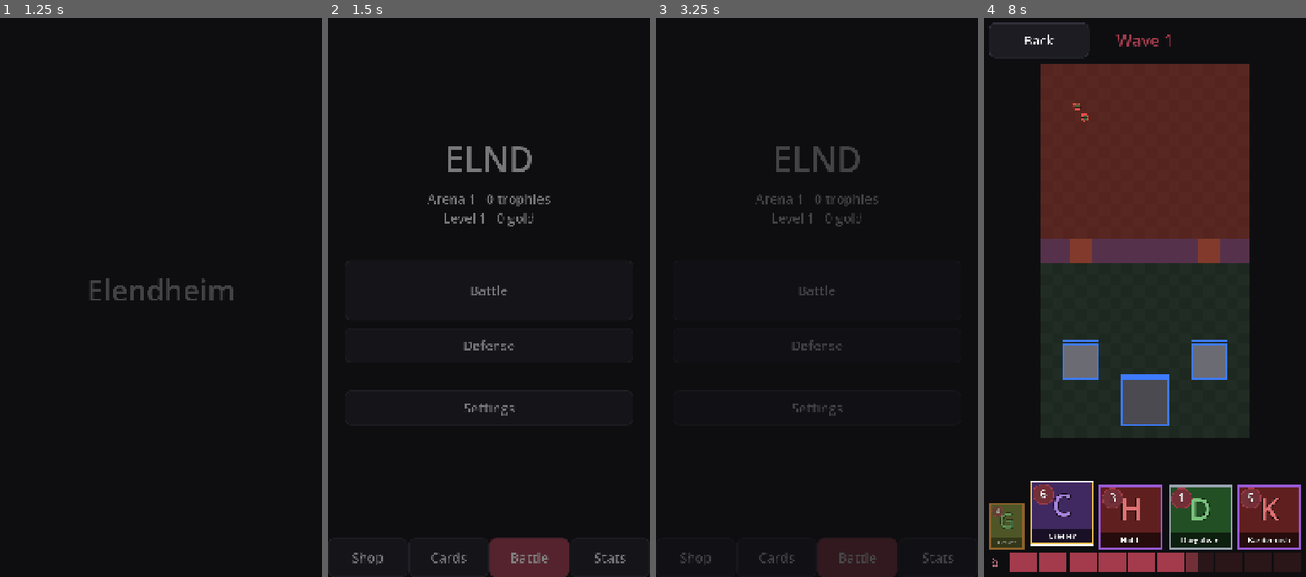
Above: before the commit, frames 1-4 (left to right).
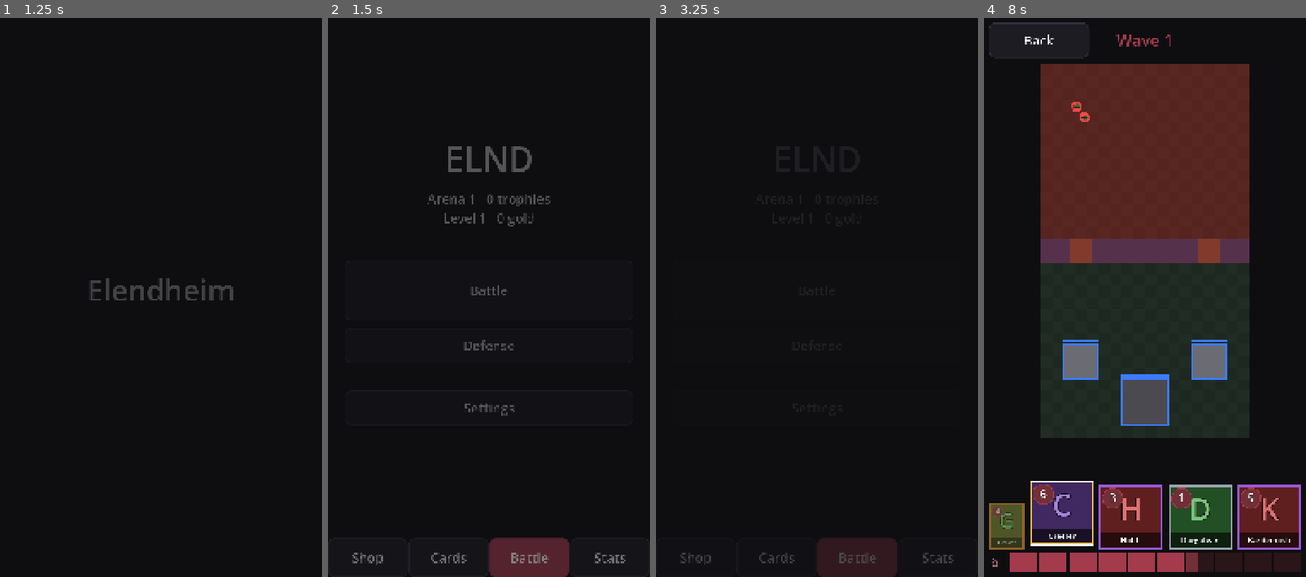
Above: after the commit, the same moments.

Repository: HenryElendheim/ELND
Game: Godot game, scene res://scenes/splash.tscn
The game is run twice, just before and just after one commit, with the same random seed, the same clock (stepped at 60 frames per second) and the same inputs.
Inputs (mouse positions are in pixels of both pictures, inside the frame that each line leads up to):
- Up to frame 1 (1.25 s): tap Enter at 0.5 s; move the mouse to (231, 263) at 0.52 s; click (231, 263) at 0.67 s
- Up to frame 2 (1.5 s): drag from (424, 319) to (472, 403) at 1.27 s
- Up to frame 3 (3.25 s): click "Battle" at 2 s; click "Back" at 2.75 s
- Up to frame 4 (8 s): click "Defense" at 3.5 s; click (1061, 515) at 4.27 s; click (1132, 515) at 5.02 s; click (1199, 515) at 5.77 s; click (1270, 515) at 6.52 s; click (1061, 515) at 7.27 s

Frame 1 is identical in both runs. In frame 2, 1.0% of the frame differs, in the area x 30-70%, y 22-72%; in frame 3, 1.0%; in frame 4, less than 0.1%.

Commit message:
Drag to scroll everywhere and more animation
Lists didn't scroll when the drag started on a stats row, tile or
button, since those caught the touch. A shared drag scroller now handles
up and down drags anywhere on a list, lets go of the button underneath
once it's a scroll, and keeps a flick going for a moment. Used on every
menu page, settings, card details and the admin panel. The page swiper
shares the same touch helpers.

Animation: buttons squish when pressed, screens fade in, stats numbers
count up, placing a card sends out a ring, fallen towers flash and throw
debris, the Ephrocity meter glows when full and flashes when double or
triple starts, ready evolutions pulse in the hand and the result panel
pops in. Reduced motion turns all of it off.

Diff:
--- a/scenes/battle.gd
+++ b/scenes/battle.gd
@@ -154,6 +154,14 @@
 	column.add_child(Ui.button("Open chest", func() -> void: Nav.go(CHEST_SCENE)))
 	column.add_child(Ui.button("Menu", func() -> void: go_back()))
 	add_child(panel)
+	# The result pops in with a small overshoot, unless reduced motion is on.
+	if not Settings.reduced_motion():
+		panel.resized.connect(func() -> void: panel.pivot_offset = panel.size / 2.0)
+		panel.scale = Vector2.ONE * 0.6
+		panel.modulate.a = 0.0
+		var pop := create_tween().set_parallel().set_trans(Tween.TRANS_BACK).set_ease(Tween.EASE_OUT)
+		pop.tween_property(panel, "scale", Vector2.ONE, 0.35)
+		pop.tween_property(panel, "modulate:a", 1.0, 0.2)
 	if Settings.get_value("vibration"):
 		Input.vibrate_handheld(300)
 
@@ -215,7 +223,8 @@
 		return
 	_rate = rate
 	if RATE_NAMES.has(rate):
-		Nav.toast(RATE_NAMES[rate])
+		Nav.banner(RATE_NAMES[rate])
+		_meter.flash()
 		if Settings.get_value("vibration"):
 			Input.vibrate_handheld(200)
 
--- a/scenes/stats.gd
+++ b/scenes/stats.gd
@@ -34,12 +34,12 @@
 	grid.columns = 2
 	add(grid)
 	var all_games := float(s.get("games", 0))
-	grid.add_child(_tile(str(int(all_games)), "Games"))
-	grid.add_child(_tile("%d%%" % _rate(s), "Win rate"))
-	grid.add_child(_tile(str(int(s.get("best_streak", 0))), "Best win streak"))
-	grid.add_child(_tile(str(int(s.get("highest_trophies", Progress.trophies()))), "Highest trophies"))
-	grid.add_child(_tile(str(int(s.get("three_cores", 0))), "Three core wins"))
-	grid.add_child(_tile(str(int(s.get("best_wave", 0))), "Best Defense wave"))
+	grid.add_child(_counting_tile(all_games, "%d", "Games"))
+	grid.add_child(_counting_tile(_rate(s), "%d%%", "Win rate"))
+	grid.add_child(_counting_tile(float(s.get("best_streak", 0)), "%d", "Best win streak"))
+	grid.add_child(_counting_tile(float(s.get("highest_trophies", Progress.trophies())), "%d", "Highest trophies"))
+	grid.add_child(_counting_tile(float(s.get("three_cores", 0)), "%d", "Three core wins"))
+	grid.add_child(_counting_tile(float(s.get("best_wave", 0)), "%d", "Best Defense wave"))
 
 	var plays: Dictionary = s.get("card_plays", {})
 	var favourite := Stats.top(plays)
@@ -104,6 +104,18 @@
 	var count := float(s.get("games", 0))
 	var average := float(s.get("seconds", 0)) / count if count > 0.0 else 0.0
 	_row(rows, "Average match", "%d:%02d" % [int(average) / 60, int(average) % 60])
+
+
+## A tile whose number counts up from zero when the screen opens, unless reduced motion is on.
+func _counting_tile(value: float, format: String, caption: String) -> Control:
+	var tile := _tile(format % roundi(value), caption)
+	if Settings.reduced_motion() or value <= 0.0:
+		return tile
+	var big: Label = tile.get_child(0).get_child(0)
+	big.text = format % 0
+	var tween := create_tween().set_ease(Tween.EASE_OUT).set_trans(Tween.TRANS_CUBIC)
+	tween.tween_method(func(v: float) -> void: big.text = format % roundi(v), 0.0, value, 0.8)
+	return tile
 
 
 ## A big number with a small caption under it, on a raised tile.
--- a/scripts/battle/admin_panel.gd
+++ b/scripts/battle/admin_panel.gd
@@ -23,6 +23,7 @@
 	var scroll := ScrollContainer.new()
 	scroll.horizontal_scroll_mode = ScrollContainer.SCROLL_MODE_DISABLED
 	add_child(scroll)
+	DragScroll.attach(scroll)
 	var column := VBoxContainer.new()
 	column.size_flags_horizontal = SIZE_EXPAND_FILL
 	scroll.add_child(column)
--- a/scripts/battle/arena_view.gd
+++ b/scripts/battle/arena_view.gd
@@ -33,7 +33,7 @@
 var _effects := []
 var _shake := 0.0
 
-const EFFECT_TIME := 0.45
+const EFFECT_TIME := 0.6
 const SHAKE_TIME := 0.35
 
 var _tile := 1.0
@@ -55,9 +55,12 @@
 			"hit":
 				_effects.append({"pos": event.pos, "amount": event.amount, "age": 0.0})
 				Sfx.play("hit")
+			"placed":
+				_effects.append({"pos": event.pos, "amount": 0.0, "age": 0.0, "burst": true, "team": event.team})
 			"death":
 				_effects.append({"pos": event.pos, "amount": 0.0, "age": 0.0, "puff": true})
 			"tower_down":
+				_effects.append({"pos": event.pos, "amount": 0.0, "age": 0.0, "debris": true, "seed": randi()})
 				Sfx.play("tower_down")
 				if not Settings.reduced_motion():
 					_shake = SHAKE_TIME
@@ -186,6 +189,25 @@
 func _draw_effect(effect: Dictionary) -> void:
 	var share: float = effect.age / EFFECT_TIME
 	var at := _to_screen(effect.pos)
+	var motion := not Settings.reduced_motion()
+	# Placing a card sends a ring in its team colour out from the spot.
+	if effect.get("burst", false):
+		var team_colour := PLAYER_COLOUR if effect.team == Unit.Team.PLAYER else ENEMY_COLOUR
+		var reach := share if motion else 0.6
+		draw_arc(at, _tile * (0.3 + 1.2 * reach), 0, TAU, 32, Color(team_colour, 0.9 * (1.0 - share)), 5.0)
+		return
+	# A fallen tower flashes and throws stone chunks that fly out and fall.
+	if effect.get("debris", false):
+		draw_circle(at, _tile * 1.6 * (1.0 - share), Color(1, 1, 0.85, 0.6 * (1.0 - share)))
+		var rng := RandomNumberGenerator.new()
+		rng.seed = effect.seed
+		for i in 14:
+			var direction := Vector2.from_angle(rng.randf() * TAU)
+			var distance := rng.randf_range(0.8, 2.4) * _tile * (share if motion else 0.5)
+			var fall := Vector2(0, share * share * _tile * 1.5) if motion else Vector2.ZERO
+			var chunk := rng.randf_range(0.12, 0.28) * _tile
+			draw_rect(Rect2(at + direction * distance + fall - Vector2.ONE * chunk / 2.0, Vector2.ONE * chunk), Color(0.55, 0.55, 0.6, 1.0 - share))
+		return
 	# A troop that dies leaves a soft grey puff that spreads and fades.
 	if effect.get("puff", false):
 		var spread := share if not Settings.reduced_motion() else 0.5
--- a/scripts/battle/battle_sim.gd
+++ b/scripts/battle/battle_sim.gd
@@ -206,6 +206,7 @@
 	var card: Dictionary = Data.table("cards").cards[card_id]
 	var count := int(card.get("count", 1))
 	_next_group += 1
+	events.append({"type": "placed", "pos": at, "team": team})
 	for i in count:
 		var offset := Vector2.ZERO
 		if count > 1:
--- a/scripts/battle/ephrocity_meter.gd
+++ b/scripts/battle/ephrocity_meter.gd
@@ -10,6 +10,12 @@
 
 var hand: Hand
 var bars := 10
+var _flash_until := 0
+
+
+## A quick bright flash over the whole meter, used when Double or Triple Ephrocity starts.
+func flash() -> void:
+	_flash_until = Time.get_ticks_msec() + 600
 
 
 func _ready() -> void:
@@ -30,3 +36,12 @@
 		var fill := clampf(amount - i, 0.0, 1.0)
 		if fill > 0.0:
 			draw_rect(Rect2(box.position, Vector2(width * fill, size.y)), FULL if fill >= 1.0 else FILLING)
+	var motion := not Settings.reduced_motion()
+	var now := Time.get_ticks_msec()
+	# A full meter glows and gently pulses, a hint to spend some Ephrocity.
+	if amount >= bars:
+		var pulse := 0.5 + 0.5 * sin(now / 200.0) if motion else 0.6
+		draw_rect(Rect2(Vector2(number_width, 0), Vector2(size.x - number_width, size.y)), Color(1, 0.75, 0.8, 0.15 + 0.2 * pulse), false, 5.0)
+	if now < _flash_until:
+		var left := float(_flash_until - now) / 600.0
+		draw_rect(Rect2(Vector2.ZERO, size), Color(1, 1, 1, 0.5 * left))
--- a/scripts/ui/card_detail.gd
+++ b/scripts/ui/card_detail.gd
@@ -94,6 +94,7 @@
 func _page(entries: Array) -> ScrollContainer:
 	var scroll := ScrollContainer.new()
 	scroll.horizontal_scroll_mode = ScrollContainer.SCROLL_MODE_DISABLED
+	DragScroll.attach(scroll)
 	var box := VBoxContainer.new()
 	box.size_flags_horizontal = Control.SIZE_EXPAND_FILL
 	box.add_theme_constant_override("separation", 20)
--- a/scripts/ui/card_tile.gd
+++ b/scripts/ui/card_tile.gd
@@ -51,7 +51,11 @@
 	var class_colour := Color(cards.classes.get(card.get("class", ""), "#8A8A8A"))
 
 	if evolution:
-		draw_rect(tile, EVOLUTION_GLOW)
+		# In the hand the evolution glow pulses, since the hand is redrawn every frame.
+		var glow := EVOLUTION_GLOW
+		if not show_progress and not Settings.reduced_motion():
+			glow = glow.lerp(Color.WHITE, 0.3 + 0.3 * sin(Time.get_ticks_msec() / 180.0))
+		draw_rect(tile, glow)
 	var body := tile.grow(-6.0 if evolution else 0.0)
 	draw_rect(body, frame)
 	var inner := body.grow(-7.0)
--- /dev/null
+++ b/scripts/ui/drag_scroll.gd
@@ -0,0 +1,60 @@
+class_name DragScroll
+extends Node
+## Makes a list scroll with a finger drag that starts anywhere on it, buttons included.
+## A press that does not move still reaches the button. Once the finger has clearly moved up or down,
+## it becomes a scroll and the button underneath is let go. A quick flick keeps the list moving for a moment,
+## unless reduced motion is on.
+
+const START := 20.0
+const FRICTION := 6.0
+
+var _scroll: ScrollContainer
+var _press_at: Variant = null
+var _start_value := 0.0
+var _dragging := false
+var _speed := 0.0
+var _last_y := 0.0
+
+
+## Adds drag scrolling to a list and returns the list, so it can be used inline.
+static func attach(scroll: ScrollContainer) -> ScrollContainer:
+	var helper := DragScroll.new()
+	helper._scroll = scroll
+	scroll.add_child(helper)
+	return scroll
+
+
+func _input(event: InputEvent) -> void:
+	if Touch.cancelling or not _scroll.is_visible_in_tree() or Touch.blocked(_scroll):
+		return
+	if event is InputEventMouseButton and event.button_index == MOUSE_BUTTON_LEFT:
+		if event.pressed and _scroll.get_global_rect().has_point(event.position):
+			_press_at = event.position
+			_start_value = _scroll.scroll_vertical
+			_last_y = event.position.y
+			_speed = 0.0
+			_dragging = false
+		elif not event.pressed and _press_at != null:
+			if _dragging:
+				get_viewport().set_input_as_handled()
+			_press_at = null
+			_dragging = false
+	elif event is InputEventMouseMotion and _press_at != null and event.button_mask & MOUSE_BUTTON_MASK_LEFT:
+		var moved: Vector2 = event.position - _press_at
+		if not _dragging and absf(moved.y) > START and absf(moved.y) > absf(moved.x):
+			_dragging = true
+			Touch.cancel_press(get_viewport())
+		if _dragging:
+			_scroll.scroll_vertical = int(_start_value - moved.y)
+			_speed = (_last_y - event.position.y) / maxf(get_process_delta_time(), 0.001)
+			_last_y = event.position.y
+			get_viewport().set_input_as_handled()
+
+
+## After the finger lifts, a flick keeps scrolling and slows down smoothly.
+func _process(delta: float) -> void:
+	if _dragging or _press_at != null or absf(_speed) < 20.0 or Settings.reduced_motion():
+		_speed = 0.0 if _press_at == null and Settings.reduced_motion() else _speed
+		return
+	_scroll.scroll_vertical += int(_speed * delta)
+	_speed = lerpf(_speed, 0.0, minf(FRICTION * delta, 1.0))
--- a/scripts/ui/pager.gd
+++ b/scripts/ui/pager.gd
@@ -16,8 +16,6 @@
 var _press_at: Variant = null
 var _swiping := false
 var _drag := 0.0
-## Set while this pager sends its own pretend release, so it does not mistake it for the finger lifting.
-var _cancelling := false
 var _tween: Tween
 var _tabs: Array[Button] = []
 
@@ -74,19 +72,6 @@
 	page_changed.emit(page)
 
 
-## Lets go of whatever button the finger started on, far off screen, which means that button neither fires
-## nor stays looking pressed once the touch has turned into a swipe.
-func _cancel_press() -> void:
-	var release := InputEventMouseButton.new()
-	release.button_index = MOUSE_BUTTON_LEFT
-	release.pressed = false
-	release.position = Vector2(-10000, -10000)
-	release.global_position = release.position
-	_cancelling = true
-	get_viewport().push_input(release)
-	_cancelling = false
-
-
 func _layout() -> void:
 	for i in _pages.size():
 		_pages[i].set_anchors_preset(PRESET_TOP_LEFT)
@@ -99,10 +84,9 @@
 func _input(event: InputEvent) -> void:
 	if not is_visible_in_tree():
 		return
-	for modal in get_tree().get_nodes_in_group(MODAL_GROUP):
-		if not modal.is_ancestor_of(self):
-			return
-	if _cancelling:
+	if Touch.blocked(self):
+		return
+	if Touch.cancelling:
 		return
 	if event is InputEventMouseButton and event.button_index == MOUSE_BUTTON_LEFT:
 		if event.pressed and get_global_rect().has_point(event.position):
@@ -120,7 +104,7 @@
 		if not _swiping and absf(moved.x) > SWIPE_START and absf(moved.x) > absf(moved.y) * 1.5:
 			_swiping = true
 			get_viewport().gui_release_focus()
-			_cancel_press()
+			Touch.cancel_press(get_viewport())
 		if _swiping:
 			# Past the first and last page the strip only moves a little, which shows there is nothing further.
 			var edge := (page == 0 and moved.x > 0) or (page == _pages.size() - 1 and moved.x < 0)
--- a/scripts/ui/screen.gd
+++ b/scripts/ui/screen.gd
@@ -24,11 +24,16 @@
 	var scroll := ScrollContainer.new()
 	scroll.horizontal_scroll_mode = ScrollContainer.SCROLL_MODE_DISABLED
 	margin.add_child(scroll)
+	DragScroll.attach(scroll)
 
 	content.size_flags_horizontal = SIZE_EXPAND_FILL
 	content.size_flags_vertical = SIZE_EXPAND_FILL
 	scroll.add_child(content)
 	build()
+	# The screen fades in as it opens, unless reduced motion is on.
+	if not Settings.reduced_motion():
+		content.modulate.a = 0.0
+		create_tween().tween_property(content, "modulate:a", 1.0, 0.25)
 
 
 func build() -> void:
--- /dev/null
+++ b/scripts/ui/touch.gd
@@ -0,0 +1,27 @@
+class_name Touch
+## Shared helpers for finger gestures, so swiping between pages and dragging lists behave the same way.
+
+## True while a pretend release is being sent, which every gesture handler ignores.
+static var cancelling := false
+
+
+## Lets go of whatever button the finger started on, far off screen, which means that button neither fires
+## nor stays looking pressed once the touch has turned into a swipe or a scroll.
+static func cancel_press(viewport: Viewport) -> void:
+	var release := InputEventMouseButton.new()
+	release.button_index = MOUSE_BUTTON_LEFT
+	release.pressed = false
+	release.position = Vector2(-10000, -10000)
+	release.global_position = release.position
+	cancelling = true
+	viewport.push_input(release)
+	cancelling = false
+
+
+## True when something is open on top, such as a card's details, and this node is not part of it.
+## Gestures underneath an open view are ignored.
+static func blocked(node: Node) -> bool:
+	for modal in node.get_tree().get_nodes_in_group(Pager.MODAL_GROUP):
+		if not modal.is_ancestor_of(node):
+			return true
+	return false
--- a/scripts/ui/ui.gd
+++ b/scripts/ui/ui.gd
@@ -16,7 +16,23 @@
 	node.text = text
 	node.size_flags_horizontal = Control.SIZE_EXPAND_FILL
 	node.pressed.connect(on_press)
+	squishy(node)
 	return node
+
+
+## Makes a control shrink a little while pressed and spring back when let go, unless reduced motion is on.
+static func squishy(node: BaseButton) -> void:
+	node.resized.connect(func() -> void: node.pivot_offset = node.size / 2.0)
+	node.button_down.connect(func() -> void: _squish(node, 0.94))
+	node.button_up.connect(func() -> void: _squish(node, 1.0))
+
+
+static func _squish(node: Control, amount: float) -> void:
+	if Settings.reduced_motion() or not node.is_inside_tree():
+		node.scale = Vector2.ONE
+		return
+	var tween := node.create_tween().set_trans(Tween.TRANS_BACK).set_ease(Tween.EASE_OUT)
+	tween.tween_property(node, "scale", Vector2.ONE * amount, 0.12)
 
 
 ## A row with a label on the left and an On/Off button on the right.
